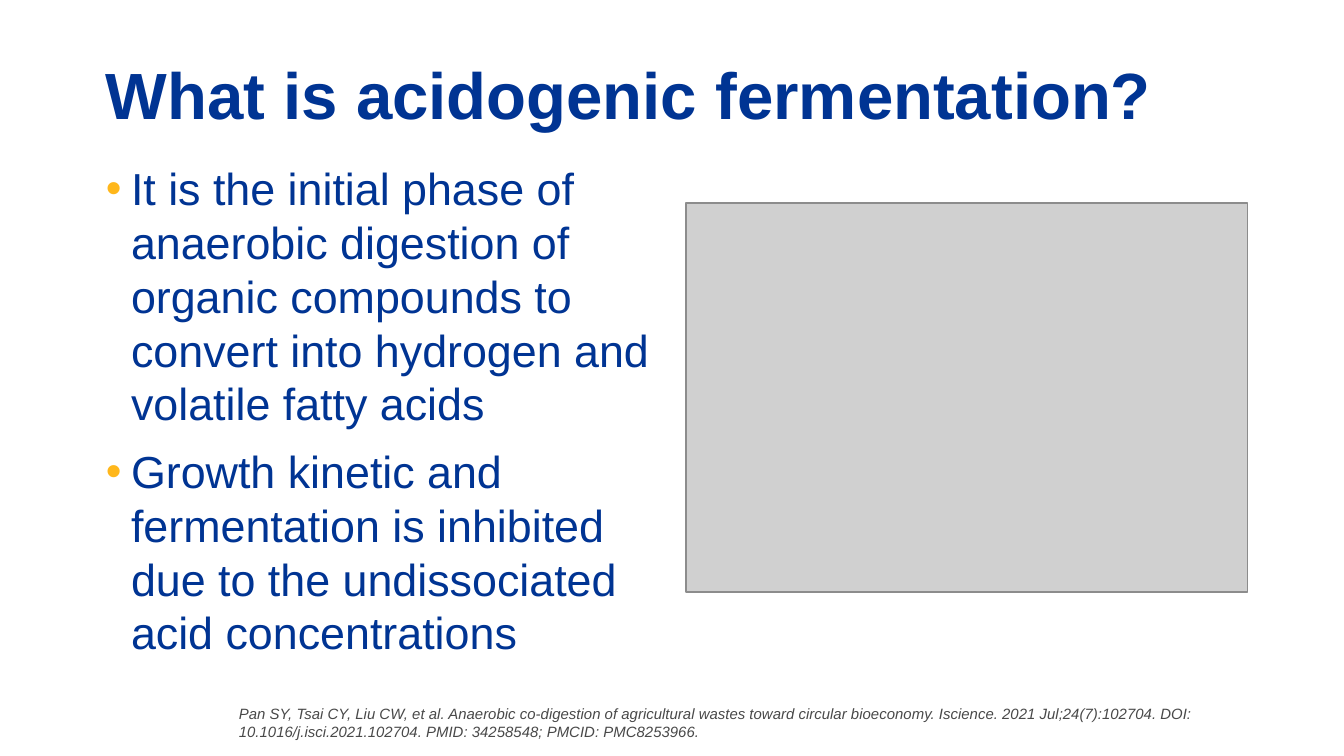
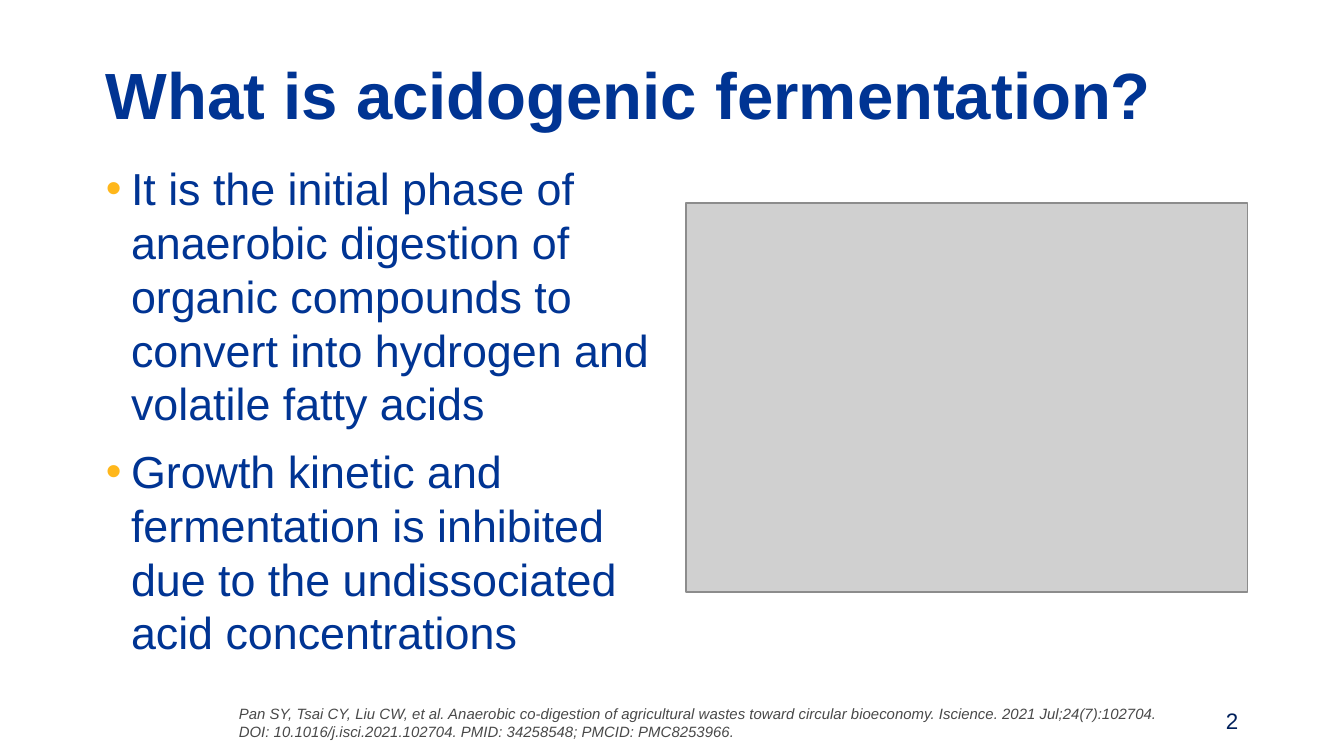
Before and after one commit to LAA147/Project2, a slide deck: slide 2 of Presentation_Lakshmi.pptx. Drawn at 1344x756 pixels with LibreOffice and Linux fonts; fonts in the diff are those of the drawing; grey boxes stand for pictures; background and template pictures are left out. Boxes give left, top, right and bottom in pixels: in the first picture for what was removed or moved away, otherwise in the second. Text is boxed around its words. In the diff, an @@ line names an element or a change of style, - is before the commit and + after.

```diff
--- a/Presentation_Lakshmi.pptx
+++ b/Presentation_Lakshmi.pptx
@@ text "Pan SY, Tsai CY, Liu ..." rewrapped from (x1=239, y1=708, x2=1191, y2=740) to (x1=239, y1=708, x2=1157, y2=740) @@
@@ page number added at (x1=1226, y1=713, x2=1238, y2=729), 12 pt, text #00205B @@
+2
```
Also in this commit, not shown: 10 other slides changed.
